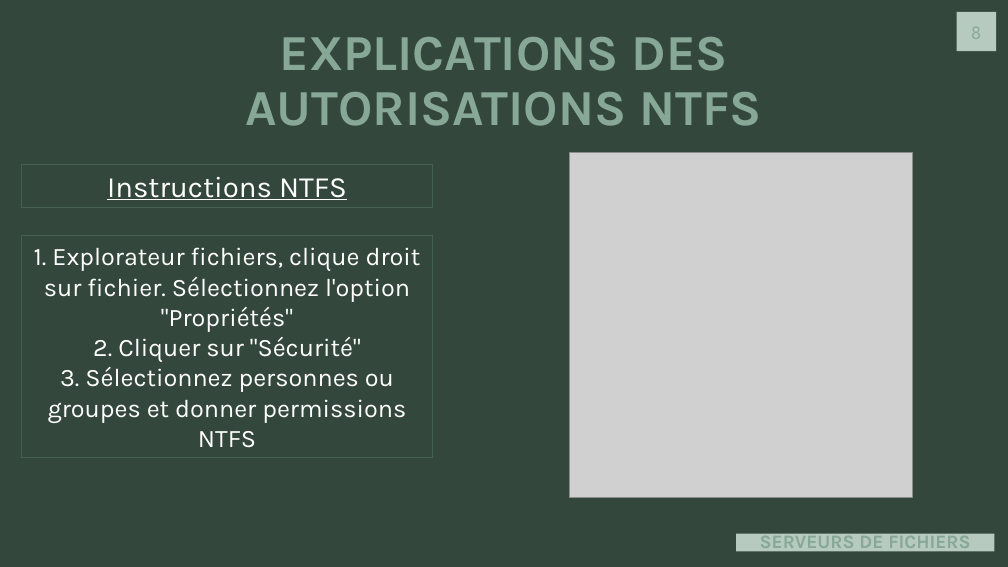
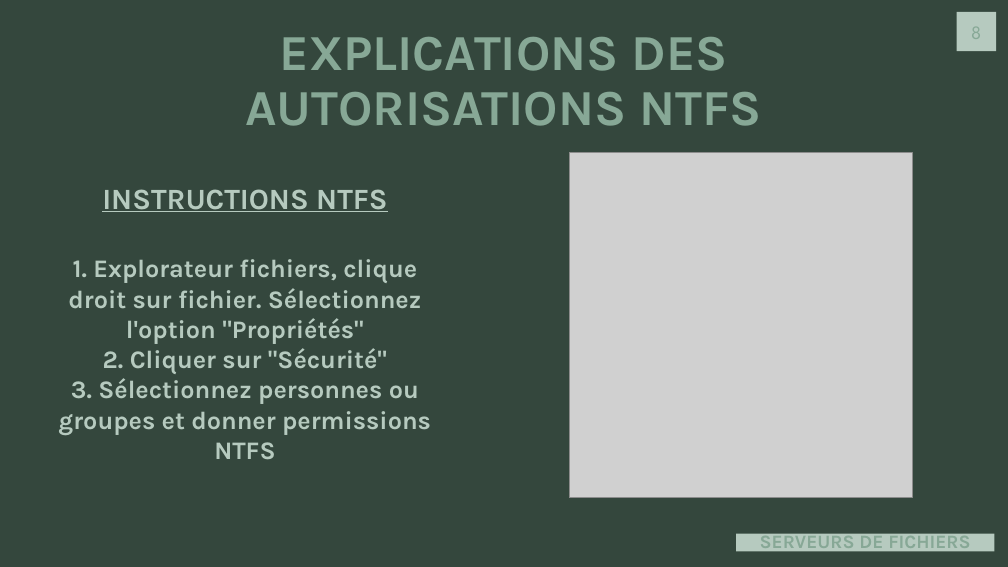
Before and after one commit to J0rg321/Serveur_Fichiers_ICT-123, a slide deck: slide 8 of SERVEUR ET FICHIERS D’IMPRESSION.pptx. Drawn at 1008x567 pixels with LibreOffice and Linux fonts; fonts in the diff are those of the drawing; grey boxes stand for pictures. Boxes give left, top, right and bottom in pixels: in the first picture for what was removed or moved away, otherwise in the second. Text is boxed around its words. In the diff, an @@ line names an element or a change of style, - is before the commit and + after.

```diff
--- a/SERVEUR ET FICHIERS D’IMPRESSION.pptx
+++ b/SERVEUR ET FICHIERS D’IMPRESSION.pptx
@@ text "INSTRUCTIONS NTFS": place and size @@
-text "INSTRUCTIONS NTFS" at box(22, 165, 433, 208)
+text "INSTRUCTIONS NTFS" at box(102, 189, 387, 212)
@@ text "INSTRUCTIONS NTFS" at box(102, 189, 387, 212): outline #455F51 0.75 pt to none @@
@@ text at box(102, 189, 387, 212): text changed; text colour #FFFFFF to #B6CABF; bold on @@
-Instructions NTFS
+INSTRUCTIONS NTFS
@@ text "1. Explorateur fichiers, clique droit ...": place and size @@
-text "1. Explorateur fichiers, clique droit ..." at box(22, 236, 433, 457)
+text "1. Explorateur fichiers, clique droit ..." at box(59, 259, 431, 459)
@@ text "1. Explorateur fichiers, clique droit ..." at box(59, 259, 431, 459): text colour #FFFFFF to #B6CABF, bold on; outline #455F51 0.75 pt to none @@
```
Also in this commit, not shown: 6 other slides changed.
